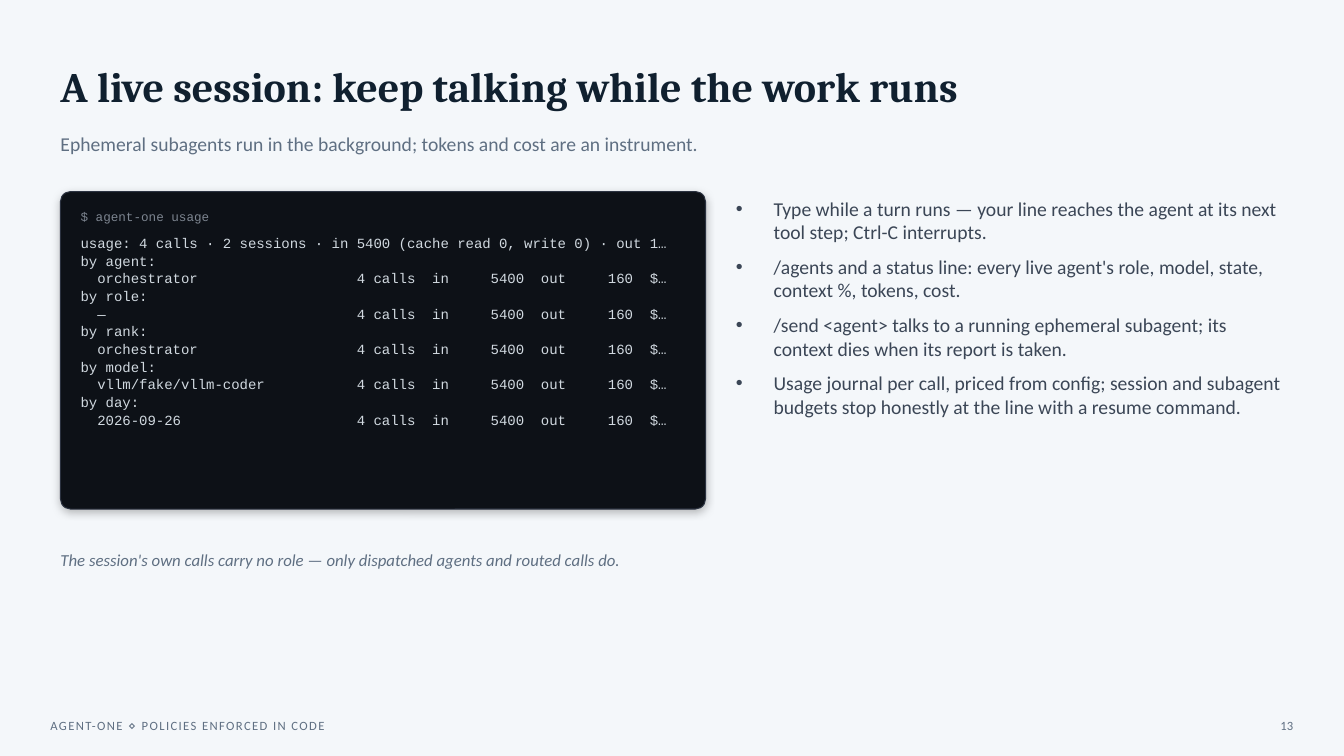
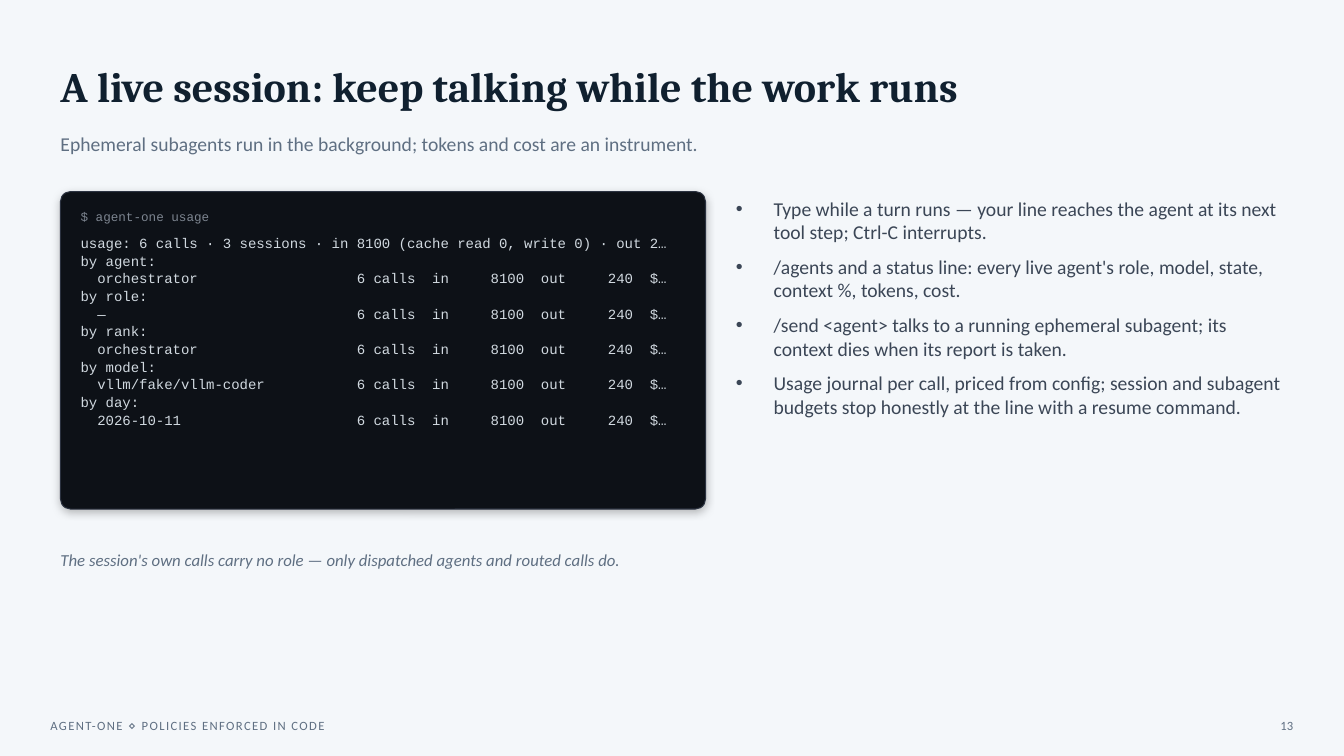
Before and after one commit to Kaginari/agent-one, a slide deck: slide 13 of presentations/agent-one-binary.pptx. Drawn at 1344x756 pixels with LibreOffice and Linux fonts; fonts in the diff are those of the drawing. Boxes give left, top, right and bottom in pixels: in the first picture for what was removed or moved away, otherwise in the second. Text is boxed around its words. In the diff, an @@ line names an element or a change of style, - is before the commit and + after.

```diff
--- a/presentations/agent-one-binary.pptx
+++ b/presentations/agent-one-binary.pptx
@@ text at bbox=[81, 238, 667, 251]: text changed @@
-usage: 4 calls · 2 sessions · in 5400 (cache read 0, write 0) · out 1…
+usage: 6 calls · 3 sessions · in 8100 (cache read 0, write 0) · out 2…
@@ text at bbox=[97, 273, 633, 283]: text changed @@
-orchestrator 4 calls in 5400 out 160 $…
+orchestrator 6 calls in 8100 out 240 $…
@@ text at bbox=[357, 309, 633, 319]: text changed @@
-— 4 calls in 5400 out 160 $…
+— 6 calls in 8100 out 240 $…
@@ text at bbox=[97, 344, 633, 354]: text changed @@
-orchestrator 4 calls in 5400 out 160 $…
+orchestrator 6 calls in 8100 out 240 $…
@@ text at bbox=[97, 379, 633, 389]: text changed @@
-vllm/fake/vllm-coder 4 calls in 5400 out 160 $…
+vllm/fake/vllm-coder 6 calls in 8100 out 240 $…
@@ text at bbox=[97, 415, 633, 425]: text changed @@
-2026-09-26 4 calls in 5400 out 160 $…
+2026-10-11 6 calls in 8100 out 240 $…
```
Also in this commit, not shown: 11 other slides changed, 1 slide added, 1 slide removed, 3 other files.
